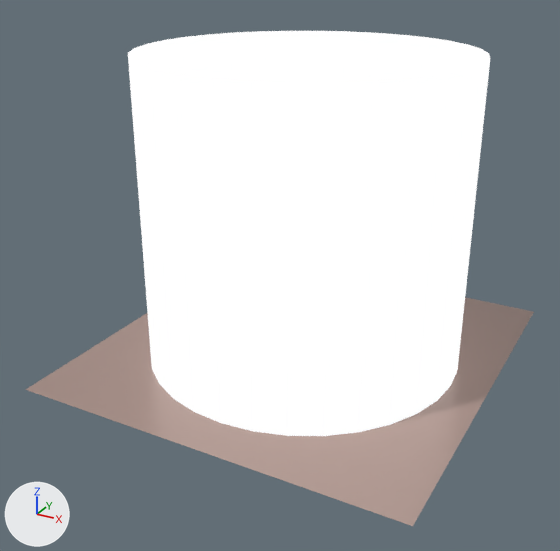
The glTF model assets/models/cilindrovet.glb, before and after one commit.
Rendered twice from a 50 mm lens placed at (9.16, -18.11, 7.1), pointed at (-0.28, -0.94, -1.49). Arrows for +X, +Y and +Z are at lower left; the lights stay in place. The older version comes first. Where no turn or scale is listed for an object, it has been applied to the vertices.

Names of what the first picture shows: 'Cilindro', 'Plano'.
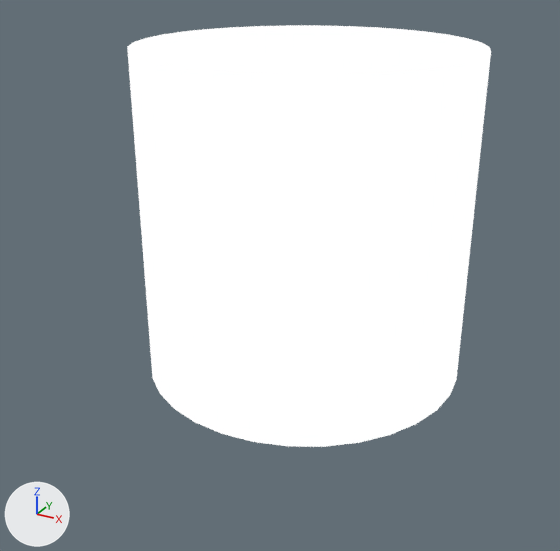
The newer file is also rescaled (x0.223), turned or shifted as a whole; pictures and numbers use the older file's frame.

What differs and where, as boxes [x1, y1, x2, y2] in the pictures (560 x 551 px):
'Cilindro', moved, rescaled
    before: [128, 31, 490, 436]
    after: [127, 25, 491, 447]
'Plano', deleted (beige)
    before: [26, 297, 534, 526]

Diff of the bpy script that builds the scene:
```diff
--- a/assets/models/cilindrovet.glb.py
+++ b/assets/models/cilindrovet.glb.py
@@ ob_cilindro @@
 ob_cilindro = bpy.data.objects.new('Cilindro', me_cilindro_003)
-ob_cilindro.location = (0.0, 0.0, 0.0)
-ob_cilindro.scale = (4.49, 4.49, 4.42)
+ob_cilindro.location = (0.0, 0.0, 0.08)
+ob_cilindro.scale = (4.49, 4.49, 4.49)
@@ ob_plano @@
-ob_plano = bpy.data.objects.new('Plano', me_plano_001)
-ob_plano.location = (0.0, 0.0, -4.1)
```
